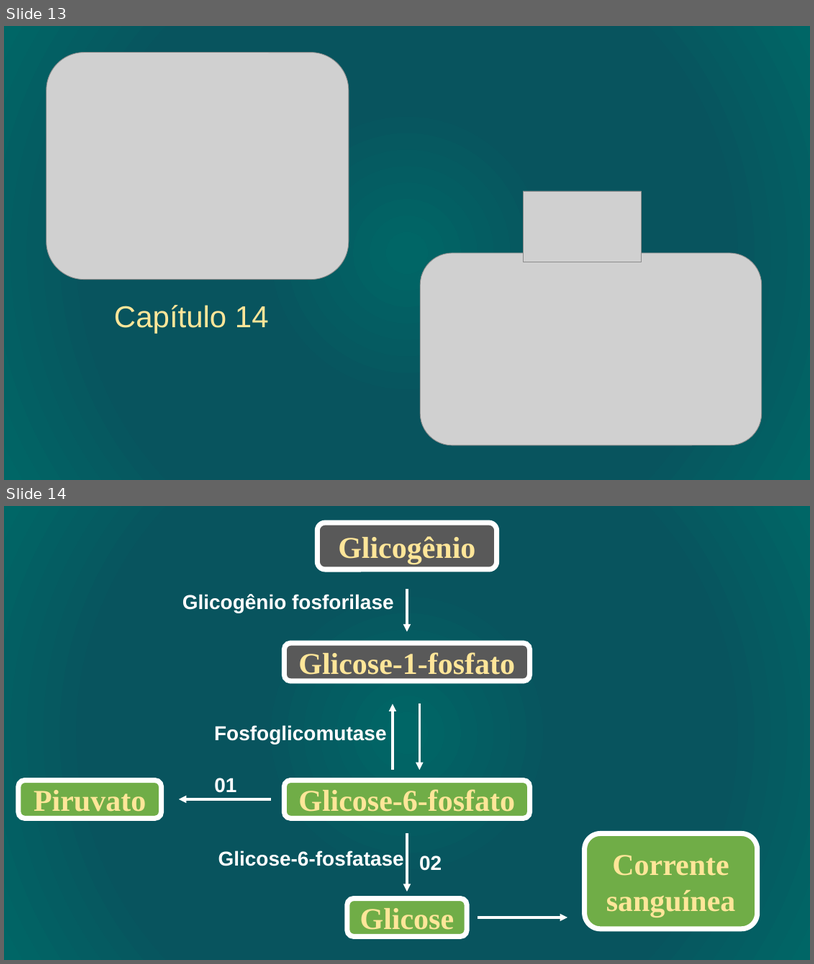
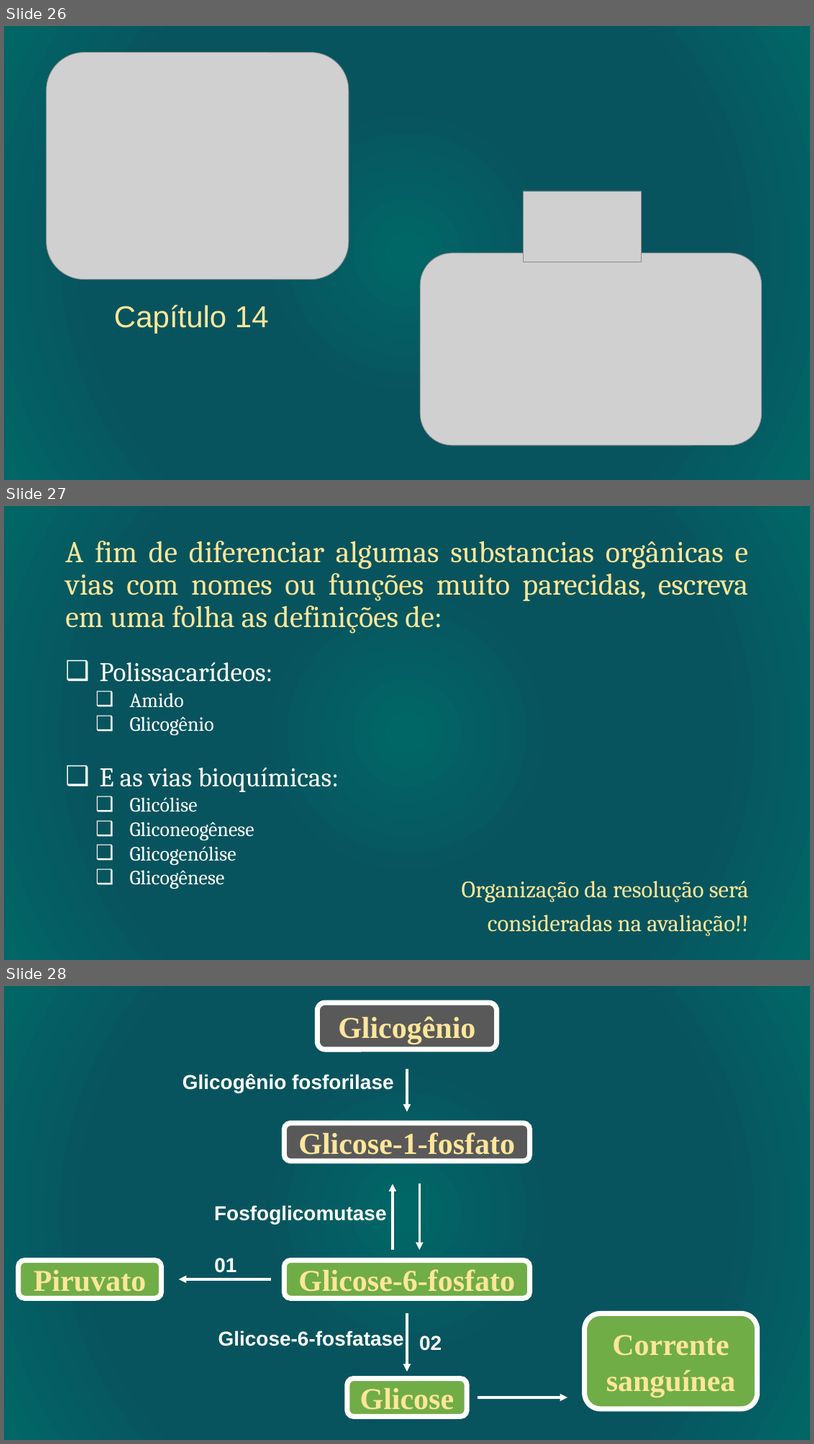
Before and after one commit to daniloasdotcom/Bioquimica-com-Danilo, a slide deck: static/aulas/metabolismo_glicogenio.pptx. Shown one above the other, each under a label of ours: slides 13 and 14 before the commit, slides 26, 27 and 28 after it. The pictures are 814x964 and 814x1444 pixels, drawn with LibreOffice and Linux fonts; fonts in the diff are those of the drawing; grey boxes stand for pictures. Boxes give left, top, right and bottom in pixels: in the first picture for what was removed or moved away, otherwise in the second. Text is boxed around its words. In the diff, an @@ line names an element or a change of style, - is before the commit and + after.

```diff
--- a/static/aulas/metabolismo_glicogenio.pptx
+++ b/static/aulas/metabolismo_glicogenio.pptx
@@ slide 27 added at [4,506,810,960], background gradient #006666 to #08545E @@
@@ title added at [65,541,749,633], 36 pt, text #FFE699 @@
+A fim de diferenciar algumas substancias orgânicas e vias com nomes ou funções muito parecidas, escreva em uma folha as definições de:
@@ text added at [100,662,340,888], 24 pt, text #FFFFFF @@
+❑ Polissacarídeos:
+  ❑ Amido
+  ❑ Glicogênio
+❑ E as vias bioquímicas:
+  ❑ Glicólise
+  ❑ Gliconeogênese
+  ❑ Glicogenólise
+  ❑ Glicogênese
@@ text added at [462,880,749,936], 28 pt, text #FFE699 @@
+Organização da resolução será consideradas na avaliação!!
@@ what was slide 13 is now slide 26 @@
@@ what was slide 14 is now slide 28 @@
```
Also in this commit, not shown: 5 slides changed, 11 other slides added.
